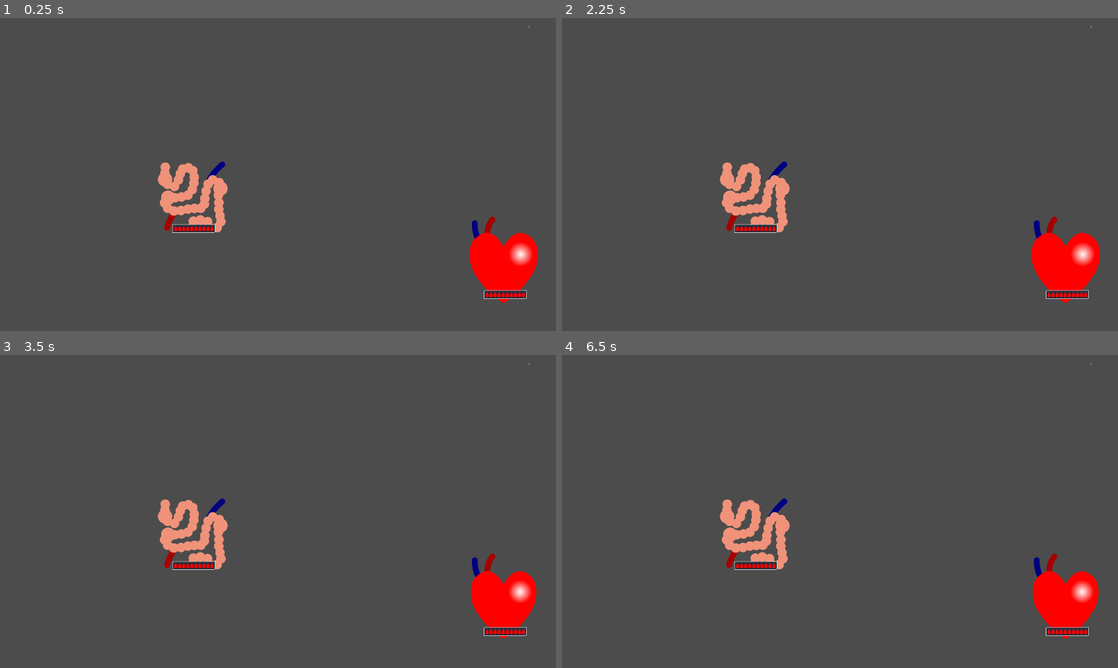
Above: before the commit, frames 1-4 (two rows, left to right).
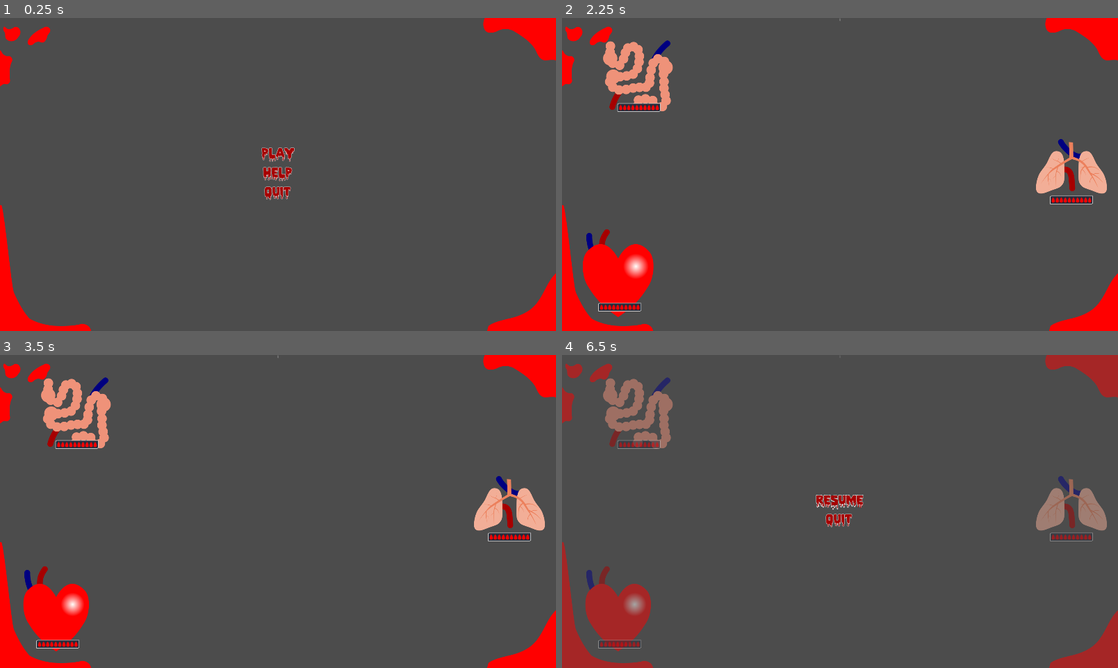
Above: after the commit, the same moments.

Repository: MathijsKeunen/Body-Builder
Game: Godot game, scene res://StartMenu.tscn
Two runs of this game, one before a commit and one after it. Both use one fixed random seed, a clock stepped at 60 frames per second and the inputs below. Before the commit the project starts from res://Main.tscn.
Inputs (mouse positions are in pixels of both pictures, inside the frame that each line leads up to):
- Up to frame 1 (0.25 s): no input
- Up to frame 2 (2.25 s): click (840, 174) at 0.5 s, where only the run after the commit has a clickable "Help"; click (840, 115) at 1.25 s, where only the run after the commit has a clickable "Back"; click (840, 152) at 2 s, where only the run after the commit has a clickable "Play"
- Up to frame 3 (3.5 s): tap Enter at 2.75 s; move the mouse to (400, 495) at 2.77 s; click (400, 495) at 2.92 s; tap Space at 3.02 s
- Up to frame 4 (6.5 s): move the mouse to (728, 527) at 3.52 s; click (728, 527) at 3.67 s; tap Space at 3.77, 5, 5.27, 6.02 s; move the mouse to (895, 442) at 4.27 s; click (895, 442) at 4.42 s; move the mouse to (812, 574) at 5.02 s; click (812, 574) at 5.17 s; tap Enter at 5.75 s; move the mouse to (1006, 558) at 5.77 s; click (1006, 558) at 5.92 s; tap Escape at 6.4 s

The runs differ from the first frame. In frame 1, 7.9% of the frame differs, in the area x 0-100%, y 0-100%; in frame 2, 13%; in frame 3, 13%; in frame 4, 13%.

Commit message:
started making UI and made cutting veins more reliable

Diff:
--- a/Main.tscn
+++ b/Main.tscn
@@ -1,14 +1,21 @@
-[gd_scene load_steps=7 format=2]
+[gd_scene load_steps=10 format=2]
 
 [ext_resource path="res://VeinNet.tscn" type="PackedScene" id=1]
 [ext_resource path="res://Organ.tscn" type="PackedScene" id=2]
 [ext_resource path="res://VeinController.gd" type="Script" id=3]
 [ext_resource path="res://assets/animations/Intestines.tres" type="SpriteFrames" id=4]
+[ext_resource path="res://PauseMenu.tscn" type="PackedScene" id=5]
 [ext_resource path="res://Main.gd" type="Script" id=6]
 [ext_resource path="res://Organs.gd" type="Script" id=7]
+[ext_resource path="res://assets/background.png" type="Texture" id=8]
+[ext_resource path="res://assets/animations/Lungs.tres" type="SpriteFrames" id=9]
 
 [node name="Main" type="Node2D"]
 script = ExtResource( 6 )
+
+[node name="Sprite" type="Sprite" parent="."]
+texture = ExtResource( 8 )
+centered = false
 
 [node name="VeinController" type="Node2D" parent="."]
 script = ExtResource( 3 )
@@ -24,11 +31,11 @@
 script = ExtResource( 7 )
 
 [node name="Heart" parent="Organs" instance=ExtResource( 2 )]
-position = Vector2( 1744.99, 844.181 )
+position = Vector2( 199.64, 887.596 )
 points = PoolVector2Array( -43.7522, -148.314, -106.049, -139.334 )
 
 [node name="intestines" parent="Organs" instance=ExtResource( 2 )]
-position = Vector2( 669.206, 616.438 )
+position = Vector2( 265.671, 198.751 )
 points = PoolVector2Array( -92.6416, 108.171, 98.0617, -111.137 )
 
 [node name="Organ" parent="Organs/intestines" index="0"]
@@ -36,11 +43,18 @@
 animation = "default"
 frame = 2
 
+[node name="Lungs" parent="Organs" instance=ExtResource( 2 )]
+position = Vector2( 1759.27, 517.824 )
+points = PoolVector2Array( 4.14343, 69.3401, -36.8566, -89.6599 )
+
+[node name="Organ" parent="Organs/Lungs" index="0"]
+frames = ExtResource( 9 )
+animation = "default"
+
 [node name="Score" type="Label" parent="."]
-margin_left = 1776.37
-margin_top = 16.9897
-margin_right = 1876.37
-margin_bottom = 46.9897
+anchor_right = 1.0
+margin_bottom = 14.0
+rect_min_size = Vector2( 1920, 0 )
 text = "0"
 align = 1
 valign = 1
@@ -49,4 +63,12 @@
 "_edit_use_anchors_": false
 }
 
+[node name="CanvasLayer" type="CanvasLayer" parent="."]
+pause_mode = 2
+
+[node name="Menu" parent="CanvasLayer" instance=ExtResource( 5 )]
+visible = false
+
 [editable path="Organs/intestines"]
+
+[editable path="Organs/Lungs"]
--- /dev/null
+++ b/PauseMenu.gd
@@ -0,0 +1,27 @@
+extends Control
+
+onready var main = get_node("../..")
+
+const transparant := Color(1, 1, 1, 0.5)
+
+func _unhandled_key_input(event):
+	if event.scancode == KEY_ESCAPE and event.pressed:
+		_toggle_pause()
+
+
+func _toggle_pause():
+	var paused = not get_tree().paused
+	get_tree().paused = paused
+	visible = paused
+	get_tree().set_input_as_handled()
+	main.modulate = transparant if paused else Color.white
+
+
+func _on_Quit_pressed():
+# warning-ignore:return_value_discarded
+	get_tree().change_scene("res://StartMenu.tscn")
+	get_tree().paused = false
+
+
+func _on_Resume_pressed():
+	_toggle_pause()
--- /dev/null
+++ b/PauseMenu.tscn
@@ -0,0 +1,39 @@
+[gd_scene load_steps=4 format=2]
+
+[ext_resource path="res://default_theme.tres" type="Theme" id=1]
+[ext_resource path="res://TextButton.tscn" type="PackedScene" id=2]
+[ext_resource path="res://PauseMenu.gd" type="Script" id=3]
+
+[node name="PauseMenu" type="Control"]
+anchor_right = 1.0
+anchor_bottom = 1.0
+theme = ExtResource( 1 )
+script = ExtResource( 3 )
+__meta__ = {
+"_edit_use_anchors_": false
+}
+
+[node name="CenterContainer" type="CenterContainer" parent="."]
+anchor_right = 1.0
+anchor_bottom = 1.0
+__meta__ = {
+"_edit_use_anchors_": false
+}
+
+[node name="VBoxContainer" type="VBoxContainer" parent="CenterContainer"]
+margin_left = 863.0
+margin_top = 474.0
+margin_right = 1057.0
+margin_bottom = 606.0
+
+[node name="Resume" parent="CenterContainer/VBoxContainer" instance=ExtResource( 2 )]
+margin_right = 194.0
+text = "Resume"
+
+[node name="Quit" parent="CenterContainer/VBoxContainer" instance=ExtResource( 2 )]
+margin_top = 68.0
+margin_right = 194.0
+margin_bottom = 132.0
+text = "Quit"
+[connection signal="pressed" from="CenterContainer/VBoxContainer/Resume" to="." method="_on_Resume_pressed"]
+[connection signal="pressed" from="CenterContainer/VBoxContainer/Quit" to="." method="_on_Quit_pressed"]
--- /dev/null
+++ b/Play.gd
@@ -0,0 +1,20 @@
+extends Button
+class_name TextButton
+
+var small = preload("res://assets/font/dynamicfont_small.tres")
+var large = preload("res://assets/font/dynamicfont_large.tres")
+
+func _on_Play_mouse_entered():
+	set("custom_fonts/font", large)
+
+
+func _on_Play_mouse_exited():
+	set("custom_fonts/font", small)
+
+
+func _on_TextButton_button_up():
+	set("custom_fonts/font", large)
+
+
+func _on_TextButton_button_down():
+	set("custom_fonts/font", small)
--- /dev/null
+++ b/StartMenu.gd
@@ -0,0 +1,20 @@
+extends Control
+
+
+func _on_Quit_pressed():
+	get_tree().quit()
+
+
+func _on_Play_pressed():
+# warning-ignore:return_value_discarded
+	get_tree().change_scene("res://Main.tscn")
+
+
+func _on_Back_pressed():
+	$CenterContainer.show()
+	$CenterContainer2.hide()
+
+
+func _on_Help_pressed():
+	$CenterContainer.hide()
+	$CenterContainer2.show()
--- /dev/null
+++ b/StartMenu.tscn
@@ -0,0 +1,84 @@
+[gd_scene load_steps=5 format=2]
+
+[ext_resource path="res://default_theme.tres" type="Theme" id=1]
+[ext_resource path="res://StartMenu.gd" type="Script" id=2]
+[ext_resource path="res://TextButton.tscn" type="PackedScene" id=3]
+[ext_resource path="res://assets/background.png" type="Texture" id=4]
+
+[node name="StartMenu" type="Control"]
+anchor_right = 1.0
+anchor_bottom = 1.0
+theme = ExtResource( 1 )
+script = ExtResource( 2 )
+__meta__ = {
+"_edit_use_anchors_": false
+}
+
+[node name="Sprite" type="Sprite" parent="."]
+texture = ExtResource( 4 )
+centered = false
+
+[node name="CenterContainer" type="CenterContainer" parent="."]
+anchor_right = 1.0
+anchor_bottom = 1.0
+__meta__ = {
+"_edit_use_anchors_": false
+}
+
+[node name="VBoxContainer" type="VBoxContainer" parent="CenterContainer"]
+margin_left = 888.0
+margin_top = 440.0
+margin_right = 1032.0
+margin_bottom = 640.0
+
+[node name="Play" parent="CenterContainer/VBoxContainer" instance=ExtResource( 3 )]
+text = "Play"
+
+[node name="Help" parent="CenterContainer/VBoxContainer" instance=ExtResource( 3 )]
+margin_top = 68.0
+margin_bottom = 132.0
+text = "Help"
+
+[node name="Quit" parent="CenterContainer/VBoxContainer" instance=ExtResource( 3 )]
+margin_top = 136.0
+margin_bottom = 200.0
+text = "Quit"
+
+[node name="CenterContainer2" type="CenterContainer" parent="."]
+visible = false
+anchor_right = 1.0
+anchor_bottom = 1.0
+__meta__ = {
+"_edit_use_anchors_": false
+}
+
+[node name="VBoxContainer" type="VBoxContainer" parent="CenterContainer2"]
+margin_left = 710.0
+margin_top = 306.0
+margin_right = 1210.0
+margin_bottom = 774.0
+
+[node name="Back" parent="CenterContainer2/VBoxContainer" instance=ExtResource( 3 )]
+margin_right = 500.0
+text = "Back"
+
+[node name="TextEdit" type="TextEdit" parent="CenterContainer2/VBoxContainer"]
+margin_top = 68.0
+margin_right = 500.0
+margin_bottom = 468.0
+rect_min_size = Vector2( 500, 400 )
+text = "Connect all organs to the heart by drawing blood veins with the left mouse button. Make sure to connect both the red and the blue vein so the blood can circulate.
+
+Watch out for viruses! When a virus reaches an organ, it will be damaged. To prevent that, cut of the infected veins with the right mouse button.
+
+Try to keep the organs alive as long as possible. Take extra care of the heart because the other organs can't survive without it!"
+readonly = true
+context_menu_enabled = false
+shortcut_keys_enabled = false
+virtual_keyboard_enabled = false
+selecting_enabled = false
+wrap_enabled = true
+[connection signal="pressed" from="CenterContainer/VBoxContainer/Play" to="." method="_on_Play_pressed"]
+[connection signal="pressed" from="CenterContainer/VBoxContainer/Help" to="." method="_on_Help_pressed"]
+[connection signal="pressed" from="CenterContainer/VBoxContainer/Quit" to="." method="_on_Quit_pressed"]
+[connection signal="pressed" from="CenterContainer2/VBoxContainer/Back" to="." method="_on_Back_pressed"]
--- /dev/null
+++ b/TextButton.tscn
@@ -0,0 +1,19 @@
+[gd_scene load_steps=3 format=2]
+
+[ext_resource path="res://Play.gd" type="Script" id=1]
+[ext_resource path="res://assets/font/dynamicfont_small.tres" type="DynamicFont" id=2]
+
+[node name="TextButton" type="Button"]
+margin_right = 144.0
+margin_bottom = 64.0
+custom_fonts/font = ExtResource( 2 )
+text = "TextButton"
+flat = true
+script = ExtResource( 1 )
+__meta__ = {
+"_edit_use_anchors_": false
+}
+[connection signal="button_down" from="." to="." method="_on_TextButton_button_down"]
+[connection signal="button_up" from="." to="." method="_on_TextButton_button_up"]
+[connection signal="mouse_entered" from="." to="." method="_on_Play_mouse_entered"]
+[connection signal="mouse_exited" from="." to="." method="_on_Play_mouse_exited"]
--- a/Veins.gd
+++ b/Veins.gd
@@ -1,9 +1,10 @@
 extends Node2D
 class_name Veins
 
-const snap_distance = pow(15, 2)
-const cut_segemt_size = pow(5, 2)
-const MIN_LENGTH = 10
+const snap_distance = pow(20, 2)
+const cut_segemt_size = 10
+const vein_segment_size = 10
+const MIN_LENGTH = 100
 
 onready var net_number = get_parent().net_number
 
@@ -53,8 +54,12 @@
 	elif event is InputEventMouseMotion:
 		if event.button_mask == BUTTON_MASK_RIGHT:
 			var mouse_position = event.position
-			if cut_line.points[-1].distance_squared_to(mouse_position) > cut_segemt_size:
-				cut_line.add_point(mouse_position)
+			var last_point = cut_line.points[-1]
+			var delta = (mouse_position - last_point).normalized() * cut_segemt_size
+			var distance = last_point.distance_to(mouse_position)
+			for i in range(int(distance / cut_segemt_size) - 1, -1, -1):
+				var new_position = mouse_position - i * delta
+				cut_line.add_point(new_position, current_index)
 
 		elif event.button_mask == BUTTON_MASK_LEFT and active_vein:
 			# New vein started in the middle of another vein
@@ -112,11 +117,13 @@
 				# large enough. This way, the amount of points is less dependend
 				# on the speed of the mouse
 				var last_point = active_vein.points[current_index]
-				if last_point.distance_squared_to(mouse_position) >= snap_distance:
-					var new_position = event.position
+				var delta = (mouse_position - last_point).normalized() * vein_segment_size
+				var distance = last_point.distance_to(mouse_position)
+				for i in range(int(distance / vein_segment_size) - 1, -1, -1):
+					var new_position = mouse_position - i * delta
 					active_vein.add_point(new_position, current_index)
-					var p = active_vein.get_indices()[current_index]
-					astar.set_point_position(p, new_position)
+				var p = active_vein.get_indices()[current_index]
+				astar.set_point_position(p, active_vein.points[current_index])
 
 
 func _get_closest_point(point: Vector2, with_endpoints:=true) -> Array:
@@ -144,7 +151,7 @@
 				if points[0].distance_squared_to(point) < snap_distance:
 					return [vein, 0]
 				if points[-1].distance_squared_to(point) < snap_distance:
-					return [vein,-1]
+					return [vein, -1]
 
 			# Check non-endpoints
 			var best_point_index = -1
--- /dev/null
+++ b/assets/font/dynamicfont_large.tres
@@ -0,0 +1,10 @@
+[gd_resource type="DynamicFont" load_steps=2 format=2]
+
+[ext_resource path="res://assets/font/PiecesNfi-LrOn.ttf" type="DynamicFontData" id=1]
+
+[resource]
+size = 45
+outline_size = 1
+extra_spacing_top = 13
+extra_spacing_bottom = 2
+font_data = ExtResource( 1 )
--- /dev/null
+++ b/assets/font/dynamicfont_small.tres
@@ -0,0 +1,10 @@
+[gd_resource type="DynamicFont" load_steps=2 format=2]
+
+[ext_resource path="res://assets/font/PiecesNfi-LrOn.ttf" type="DynamicFontData" id=1]
+
+[resource]
+size = 40
+outline_size = 1
+extra_spacing_top = 13
+extra_spacing_bottom = 2
+font_data = ExtResource( 1 )
--- /dev/null
+++ b/default_theme.tres
@@ -0,0 +1,103 @@
+[gd_resource type="Theme" load_steps=9 format=2]
+
+[ext_resource path="res://assets/font/dynamicfont_large.tres" type="DynamicFont" id=2]
+[ext_resource path="res://assets/font/dynamicfont_small.tres" type="DynamicFont" id=3]
+
+[sub_resource type="StyleBoxEmpty" id=5]
+
+[sub_resource type="StyleBoxFlat" id=2]
+content_margin_left = 12.0
+content_margin_right = 12.0
+content_margin_top = 6.0
+content_margin_bottom = 6.0
+border_width_left = 2
+border_width_top = 2
+border_width_right = 2
+border_width_bottom = 2
+border_color = Color( 0.192157, 0.192157, 0.192157, 1 )
+corner_radius_top_left = 15
+corner_radius_bottom_right = 15
+expand_margin_left = 3.0
+expand_margin_right = 3.0
+expand_margin_top = 3.0
+expand_margin_bottom = 3.0
+
+[sub_resource type="StyleBoxFlat" id=3]
+content_margin_left = 12.0
+content_margin_right = 12.0
+content_margin_top = 6.0
+content_margin_bottom = 6.0
+bg_color = Color( 0.476562, 0.476562, 0.476562, 1 )
+border_width_left = 2
+border_width_top = 2
+border_width_right = 2
+border_width_bottom = 2
+border_color = Color( 0.192157, 0.192157, 0.192157, 1 )
+corner_radius_top_left = 15
+corner_radius_bottom_right = 15
+
+[sub_resource type="StyleBoxFlat" id=4]
+border_width_left = 2
+border_width_top = 2
+border_width_right = 2
+border_width_bottom = 2
+border_color = Color( 0.192157, 0.192157, 0.192157, 1 )
+corner_radius_top_left = 15
+corner_radius_bottom_right = 15
+
+[sub_resource type="StyleBoxEmpty" id=7]
+
+[sub_resource type="StyleBoxEmpty" id=8]
+
+[resource]
+Button/colors/font_color = Color( 0.654902, 0, 0, 1 )
+Button/colors/font_color_disabled = Color( 0.9, 0.9, 0.9, 0.2 )
+Button/colors/font_color_hover = Color( 0.941176, 0, 0, 1 )
+Button/colors/font_color_pressed = Color( 0.941176, 0, 0, 1 )
+Button/constants/hseparation = 3
+Button/fonts/font = ExtResource( 3 )
+Button/fonts/font_pressed = ExtResource( 2 )
+Button/styles/disabled = null
+Button/styles/focus = SubResource( 5 )
+Button/styles/hover = SubResource( 2 )
+Button/styles/normal = SubResource( 3 )
+Button/styles/pressed = SubResource( 4 )
+TextEdit/colors/background_color = Color( 0.14902, 0.0470588, 0.0470588, 0 )
+TextEdit/colors/bookmark_color = Color( 0.08, 0.49, 0.98, 1 )
+TextEdit/colors/brace_mismatch_color = Color( 1, 0.2, 0.2, 1 )
+TextEdit/colors/breakpoint_color = Color( 0.8, 0.8, 0.4, 0.2 )
+TextEdit/colors/caret_background_color = Color( 0, 0, 0, 0 )
+TextEdit/colors/caret_color = Color( 0.88, 0.88, 0.88, 1 )
+TextEdit/colors/code_folding_color = Color( 0.8, 0.8, 0.8, 0.8 )
+TextEdit/colors/completion_background_color = Color( 0.168627, 0.160784, 0.2, 0 )
+TextEdit/colors/completion_existing_color = Color( 0.87, 0.87, 0.87, 0.13 )
+TextEdit/colors/completion_font_color = Color( 0.670588, 0.670588, 0.670588, 0 )
+TextEdit/colors/completion_scroll_color = Color( 1, 1, 1, 1 )
+TextEdit/colors/completion_selected_color = Color( 0.258824, 0.258824, 0.270588, 0 )
+TextEdit/colors/current_line_color = Color( 0.25098, 0.25098, 0.258824, 0 )
+TextEdit/colors/executing_line_color = Color( 0.2, 0.8, 0.2, 0.4 )
+TextEdit/colors/font_color = Color( 0.878431, 0.878431, 0.878431, 1 )
+TextEdit/colors/font_color_readonly = Color( 0.878431, 0.878431, 0.878431, 1 )
+TextEdit/colors/font_color_selected = Color( 0, 0, 0, 0 )
+TextEdit/colors/function_color = Color( 0.4, 0.64, 0.81, 1 )
+TextEdit/colors/line_number_color = Color( 0.67, 0.67, 0.67, 0.4 )
+TextEdit/colors/mark_color = Color( 1, 0.4, 0.4, 0.4 )
+TextEdit/colors/member_variable_color = Color( 0.9, 0.31, 0.35, 1 )
+TextEdit/colors/number_color = Color( 0.92, 0.58, 0.2, 1 )
+TextEdit/colors/safe_line_number_color = Color( 0.67, 0.78, 0.67, 0.6 )
+TextEdit/colors/selection_color = Color( 0.490196, 0.490196, 0.490196, 0 )
+TextEdit/colors/symbol_color = Color( 0.94, 0.94, 0.94, 1 )
+TextEdit/colors/word_highlighted_color = Color( 0.8, 0.9, 0.9, 0.15 )
+TextEdit/constants/completion_lines = 7
+TextEdit/constants/completion_max_width = 50
+TextEdit/constants/completion_scroll_width = 3
+TextEdit/constants/line_spacing = 11
+TextEdit/fonts/font = null
+TextEdit/icons/fold = null
+TextEdit/icons/folded = null
+TextEdit/icons/space = null
+TextEdit/icons/tab = null
+TextEdit/styles/completion = null
+TextEdit/styles/focus = null
+TextEdit/styles/normal = SubResource( 7 )
+TextEdit/styles/read_only = SubResource( 8 )
--- a/project.godot
+++ b/project.godot
@@ -13,6 +13,11 @@
 "class": "Organ",
 "language": "GDScript",
 "path": "res://Organ.gd"
+}, {
+"base": "Button",
+"class": "TextButton",
+"language": "GDScript",
+"path": "res://Play.gd"
 }, {
 "base": "Line2D",
 "class": "Vein",
@@ -36,6 +41,7 @@
 } ]
 _global_script_class_icons={
 "Organ": "",
+"TextButton": "",
 "Vein": "",
 "VeinNet": "",
 "Veins": "",
@@ -45,8 +51,7 @@
 [application]
 
 config/name="Body Builder"
-run/main_scene="res://Main.tscn"
-config/icon="res://icon.png"
+run/main_scene="res://StartMenu.tscn"
 
 [display]
 
Binary file added: assets/background.png
Not shown, added: assets/background.png.import
Binary file added: assets/font/PiecesNfi-LrOn.ttf
Binary file added: assets/path839.png
Not shown, changed: assets/path839.png.import
Binary file removed: icon.png
